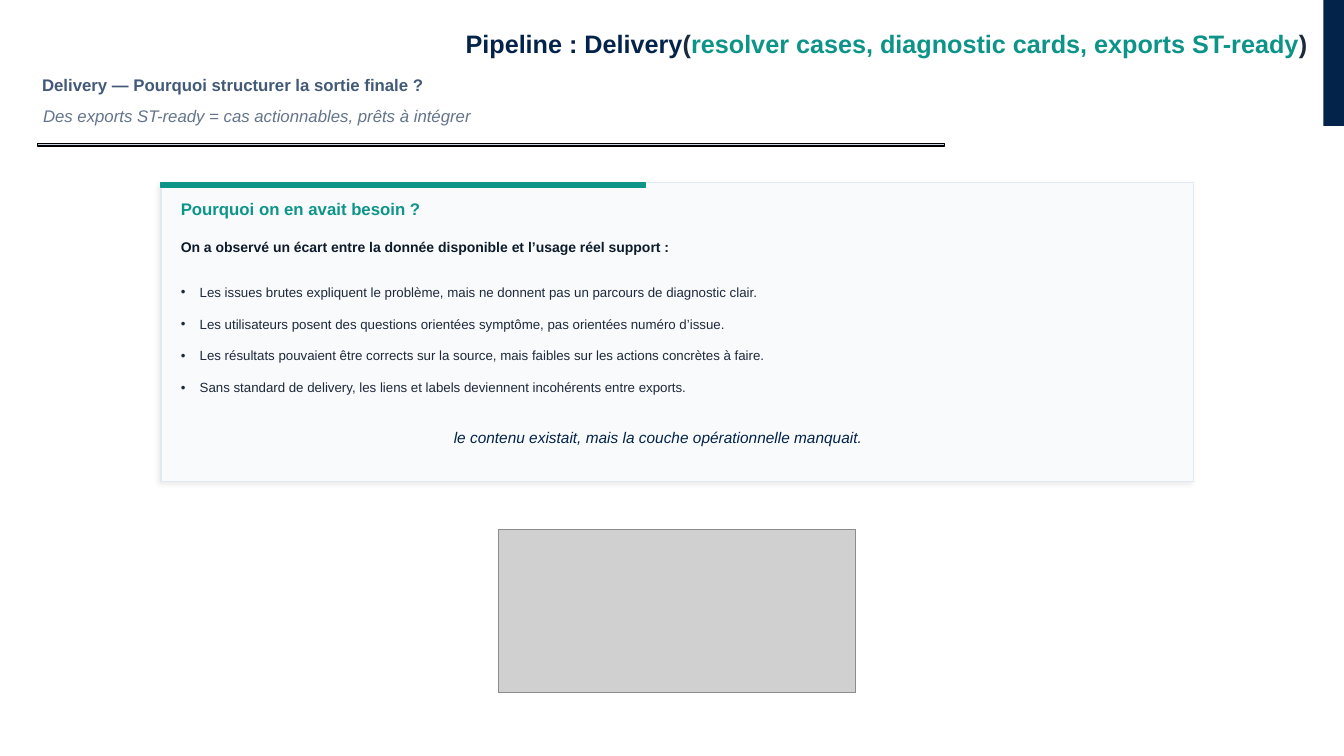
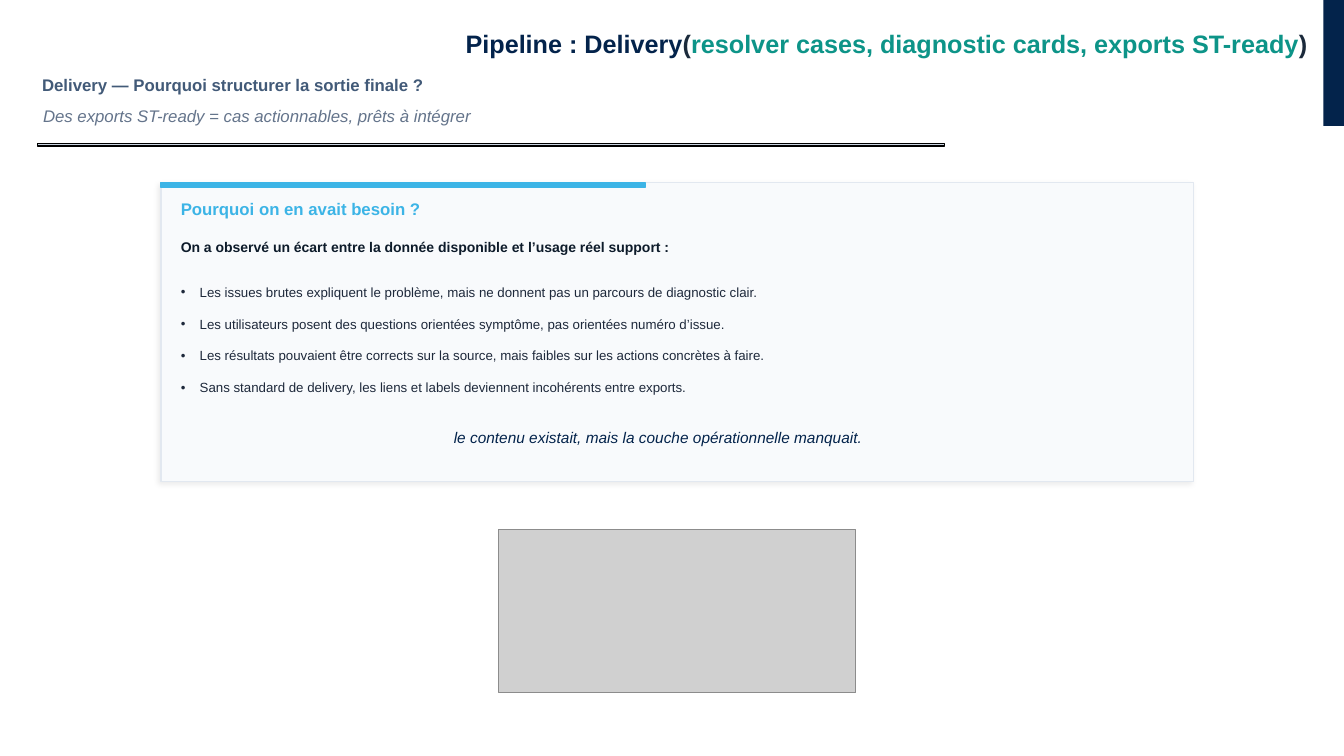
Before and after one commit to ALABSTM/stm32cube-gh-kb-pipeline, a slide deck: slide 27 of docs/PresentationEquipe_S&M_V2.pptx (slide 24 before the commit). Drawn at 1344x756 pixels with LibreOffice and Linux fonts; fonts in the diff are those of the drawing; grey boxes stand for pictures; background and template pictures are left out. Boxes give left, top, right and bottom in pixels: in the first picture for what was removed or moved away, otherwise in the second. Text is boxed around its words. In the diff, an @@ line names an element or a change of style, - is before the commit and + after.

Commit message:
feat(delivery): add manual ST-ready files split pipeline

```diff
--- a/docs/PresentationEquipe_S&M_V2.pptx
+++ b/docs/PresentationEquipe_S&M_V2.pptx
@@ rectangle at box(161, 182, 645, 188): fill #0D9488 to #3CB4E6; outline #0D9589 1 pt to #3CB4E6 1 pt @@
@@ text "Pourquoi on en avait besoin ..." at box(181, 203, 405, 219): text colour #0D9589 to #3CB4E6 @@
```
Also in this commit, not shown: 1 other slide changed, 4 slides added.
